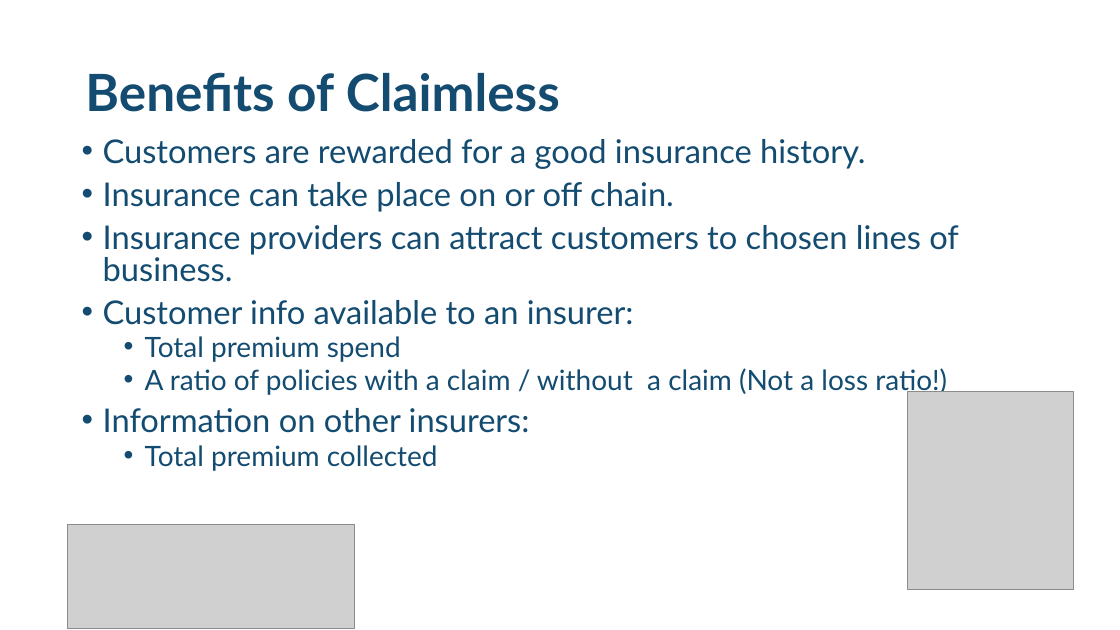
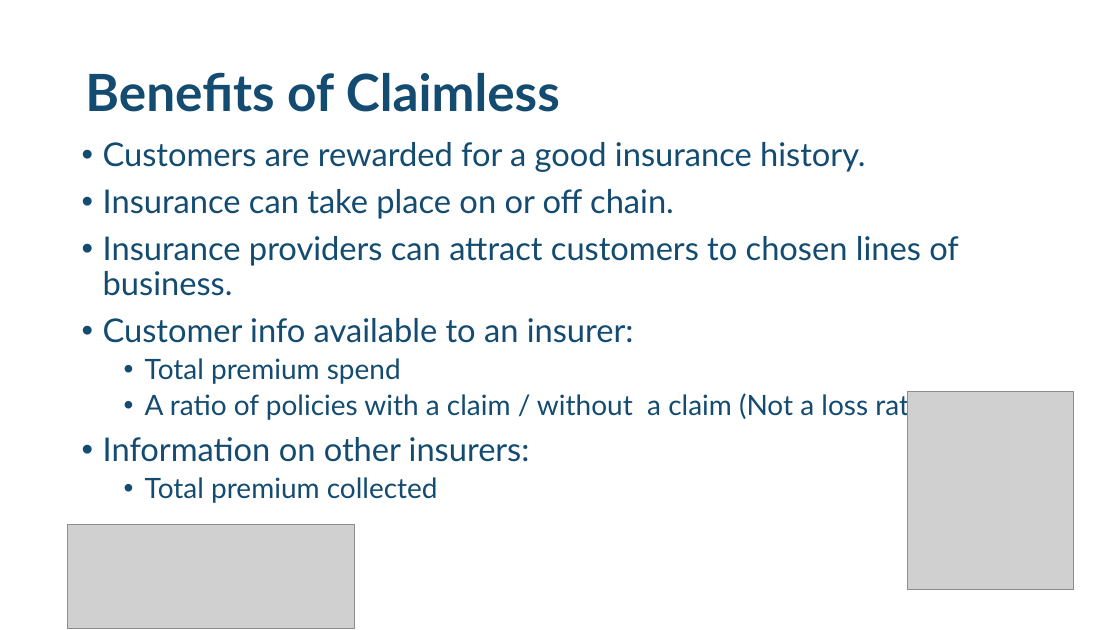
Before and after one commit to divsinghal/Claimless, a slide deck: slide 5 of Claimless - Pitch.pptx. Drawn at 1120x630 pixels with LibreOffice and Linux fonts; fonts in the diff are those of the drawing; grey boxes stand for pictures. Boxes give left, top, right and bottom in pixels: in the first picture for what was removed or moved away, otherwise in the second. Text is boxed around its words. In the diff, an @@ line names an element or a change of style, - is before the commit and + after.

```diff
--- a/Claimless - Pitch.pptx
+++ b/Claimless - Pitch.pptx
@@ text "Customers are rewarded for a ..." at (103,142,959,503): line spacing 0.8 to 0.9 @@
```
Also in this commit, not shown: 1 slide added, 1 slide removed, 14 other files.
